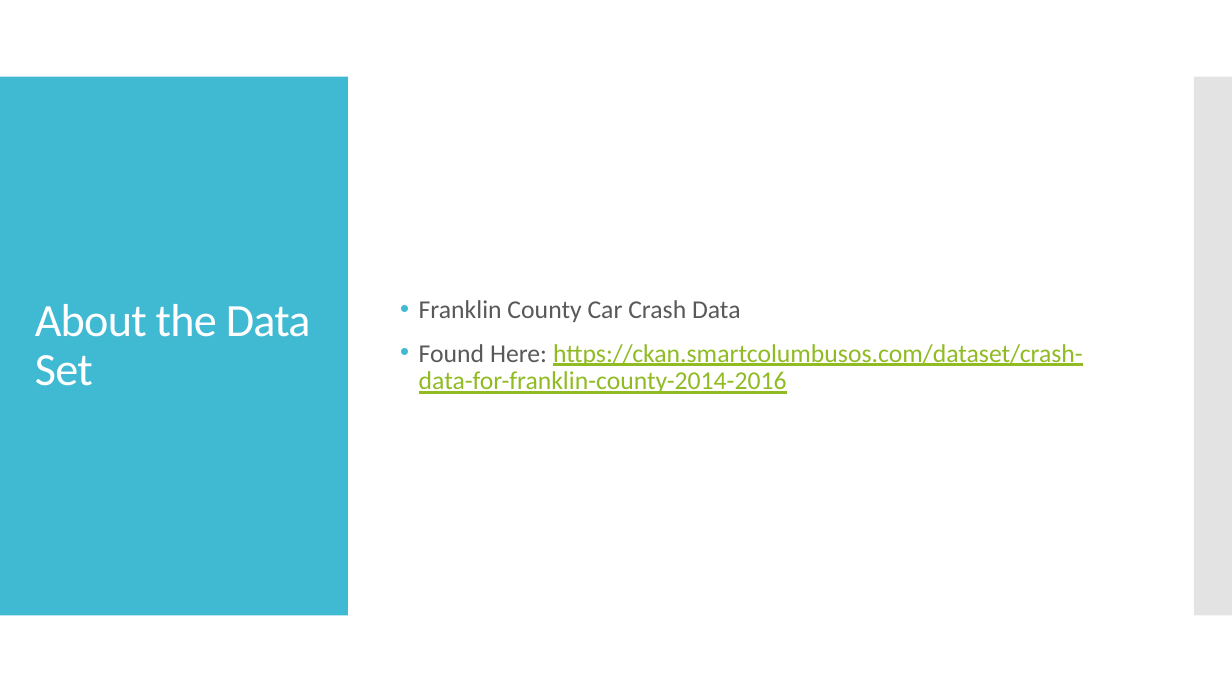
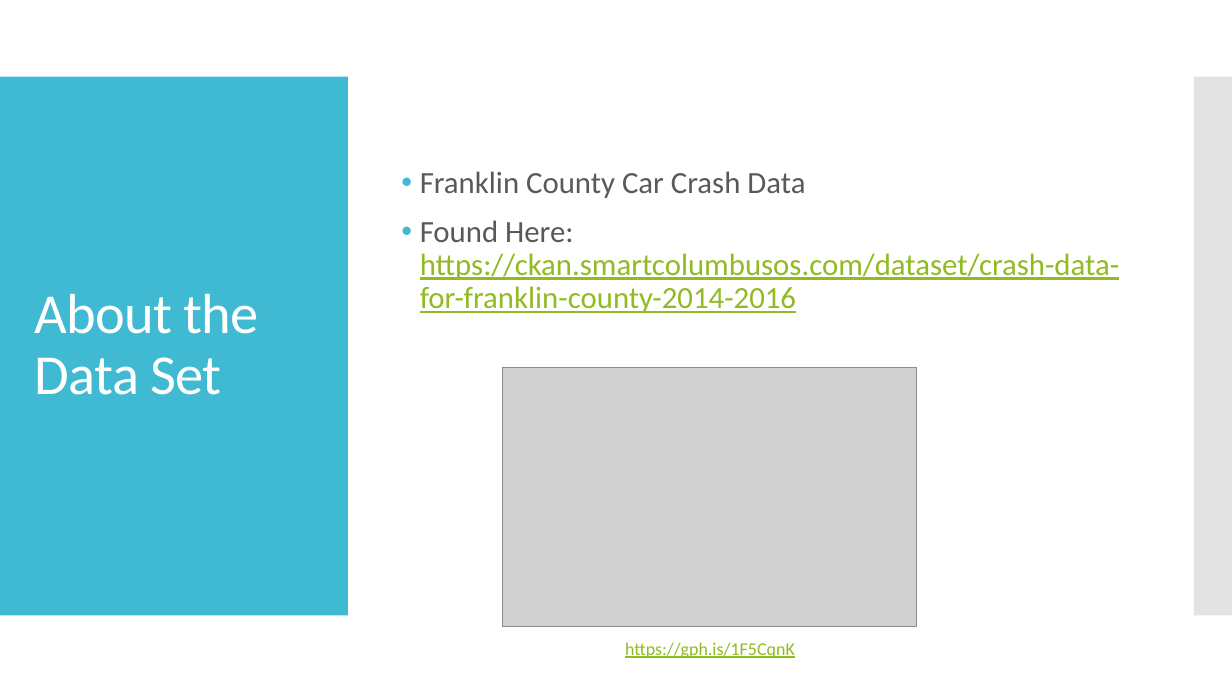
Before and after one commit to kenbraggs/Tidyverse-Workshop, a slide deck: slide 7 of Tidyverse Workshop/Presentation/Tidyverse Presentation.pptx (slide 6 before the commit). Drawn at 1232x693 pixels with LibreOffice and Linux fonts; fonts in the diff are those of the drawing; grey boxes stand for pictures. Boxes give left, top, right and bottom in pixels: in the first picture for what was removed or moved away, otherwise in the second. Text is boxed around its words. In the diff, an @@ line names an element or a change of style, - is before the commit and + after.

```diff
--- a/Tidyverse Workshop/Presentation/Tidyverse Presentation.pptx
+++ b/Tidyverse Workshop/Presentation/Tidyverse Presentation.pptx
@@ text "Franklin County Car Crash Data": place and size @@
-text "Franklin County Car Crash Data" at <box>419,300,1083,394</box>
+text "Franklin County Car Crash Data" at <box>420,171,1119,313</box>
@@ text "Franklin County Car Crash Data" at <box>420,171,1119,313</box>: size 20 to 24 pt @@
@@ title "About the Data Set" at <box>35,294,259,395</box>: size 36 to 44 pt @@
@@ picture added at <box>503,368,918,627</box> @@
@@ text added at <box>625,642,795,658</box>, 14 pt, text #90BB23, underline @@
+https://gph.is/1F5CqnK
```
Also in this commit, not shown: 5 other slides changed, 1 slide added, 1 other file.
